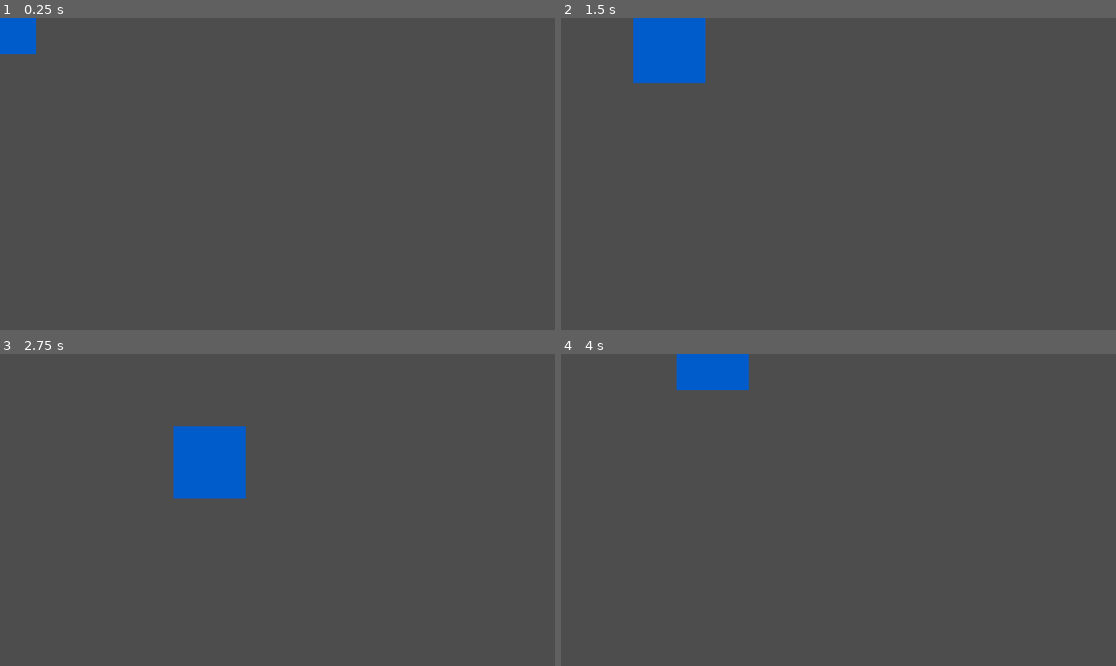
Above: before the commit, frames 1-4 (two rows, left to right).
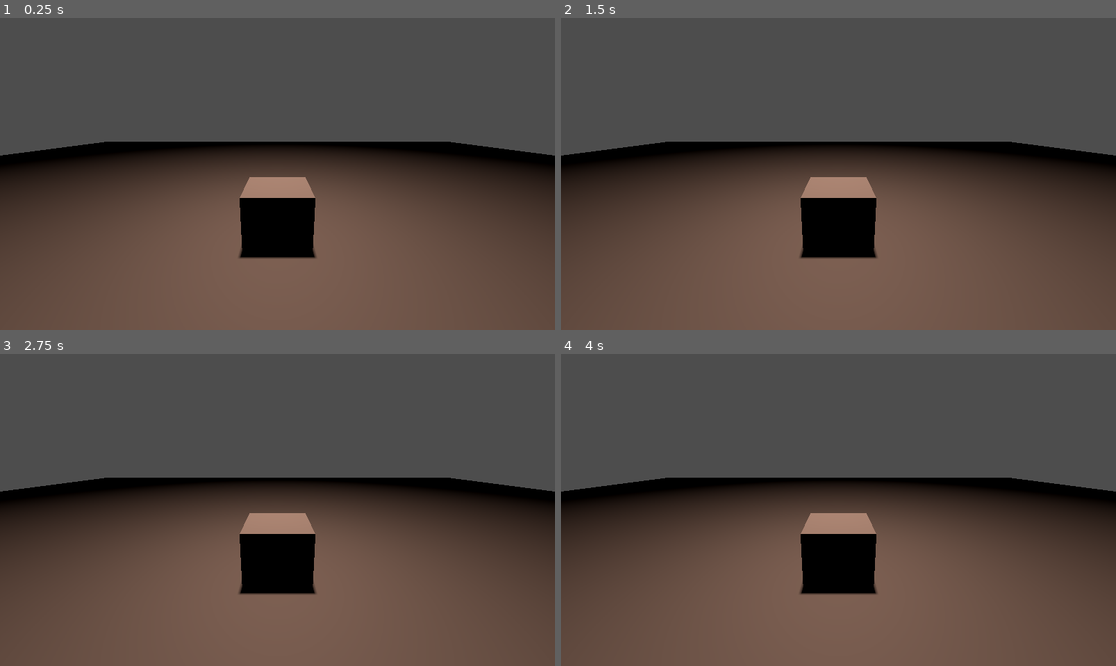
Above: after the commit, the same moments.

Repository: malceore/ClownCarGame
Game: Godot game, scene res://scenes/world.tscn
Same seed, same stepped clock (60 frames per second), same inputs: the game is played once before the commit and once after it. Before the commit the project starts from res://scenes/over_world.tscn.
Inputs:
- Up to frame 1 (0.25 s): no input
- Up to frame 2 (1.5 s): tap Enter at 0.5 s; hold Right (ui_right) 0.53-1.28 s; hold Down (ui_down) from 1.28 s (still down)
- Up to frame 3 (2.75 s): release Down (ui_down) at 2.03 s; hold Right (ui_right) from 2.03 s (still down)
- Up to frame 4 (4 s): release Right (ui_right) at 2.78 s; hold Up (ui_up) 2.78-3.53 s; hold Left (ui_left) from 3.53 s (still down)

The runs differ from the first frame. In frame 1, 46% of the frame differs, in the area x 0-100%, y 0-100%; in frame 2, 48%; in frame 3, 47%; in frame 4, 47%.

Commit message:
adding the 3d model driving game.

Diff:
--- a/project.godot
+++ b/project.godot
@@ -11,6 +11,29 @@
 [application]
 
 config/name="clown-game-ludum-date-54"
-run/main_scene="res://scenes/over_world.tscn"
+run/main_scene="res://scenes/world.tscn"
 config/features=PackedStringArray("4.1", "Forward Plus")
 config/icon="res://icon.svg"
+
+[input]
+
+accelerate={
+"deadzone": 0.5,
+"events": [Object(InputEventKey,"resource_local_to_scene":false,"resource_name":"","device":-1,"window_id":0,"alt_pressed":false,"shift_pressed":false,"ctrl_pressed":false,"meta_pressed":false,"pressed":false,"keycode":0,"physical_keycode":87,"key_label":0,"unicode":119,"echo":false,"script":null)
+]
+}
+reverse={
+"deadzone": 0.5,
+"events": [Object(InputEventKey,"resource_local_to_scene":false,"resource_name":"","device":-1,"window_id":0,"alt_pressed":false,"shift_pressed":false,"ctrl_pressed":false,"meta_pressed":false,"pressed":false,"keycode":0,"physical_keycode":83,"key_label":0,"unicode":115,"echo":false,"script":null)
+]
+}
+turn_left={
+"deadzone": 0.5,
+"events": [Object(InputEventKey,"resource_local_to_scene":false,"resource_name":"","device":-1,"window_id":0,"alt_pressed":false,"shift_pressed":false,"ctrl_pressed":false,"meta_pressed":false,"pressed":false,"keycode":0,"physical_keycode":65,"key_label":0,"unicode":97,"echo":false,"script":null)
+]
+}
+turn_right={
+"deadzone": 0.5,
+"events": [Object(InputEventKey,"resource_local_to_scene":false,"resource_name":"","device":-1,"window_id":0,"alt_pressed":false,"shift_pressed":false,"ctrl_pressed":false,"meta_pressed":false,"pressed":false,"keycode":0,"physical_keycode":68,"key_label":0,"unicode":100,"echo":false,"script":null)
+]
+}
--- a/scenes/car.tscn
+++ b/scenes/car.tscn
@@ -1,17 +1,25 @@
-[gd_scene load_steps=4 format=3 uid="uid://dwq660u34qwho"]
+[gd_scene load_steps=4 format=3 uid="uid://dyfrjvxj54dp0"]
 
 [ext_resource type="Script" path="res://scripts/car.gd" id="1_7j6ie"]
-[ext_resource type="Texture2D" uid="uid://c8w36v3ld2b1x" path="res://graphics/car.png" id="1_7o7st"]
+[ext_resource type="ArrayMesh" uid="uid://byssuhedsdsmb" path="res://models/untitled.obj" id="2_eybpu"]
 
-[sub_resource type="RectangleShape2D" id="RectangleShape2D_cth8p"]
-size = Vector2(145, 141)
+[sub_resource type="SphereShape3D" id="SphereShape3D_7uq41"]
+radius = 1.59526
 
-[node name="Car" type="CharacterBody2D"]
+[node name="Car" type="Node3D"]
 script = ExtResource("1_7j6ie")
 
-[node name="Sprite2D" type="Sprite2D" parent="."]
-texture = ExtResource("1_7o7st")
+[node name="Mesh" type="MeshInstance3D" parent="."]
+mesh = ExtResource("2_eybpu")
 
-[node name="CollisionShape2D" type="CollisionShape2D" parent="."]
-position = Vector2(-0.5, -1.5)
-shape = SubResource("RectangleShape2D_cth8p")
+[node name="RayCast3D" type="RayCast3D" parent="Mesh"]
+
+[node name="Camera3D" type="Camera3D" parent="Mesh"]
+transform = Transform3D(1, 0, 0, 0, 0.965926, 0.258819, 0, -0.258819, 0.965926, 0, 3, 6)
+
+[node name="RigidBody3D" type="RigidBody3D" parent="."]
+gravity_scale = 10.0
+angular_damp = 5.0
+
+[node name="CollisionShape3D" type="CollisionShape3D" parent="RigidBody3D"]
+shape = SubResource("SphereShape3D_7uq41")
--- a/scenes/over_world.tscn
+++ /dev/null
@@ -1,7 +0,0 @@
-[gd_scene load_steps=2 format=3 uid="uid://cxeku1b55tf25"]
-
-[ext_resource type="PackedScene" uid="uid://dwq660u34qwho" path="res://scenes/car.tscn" id="1_b0s1g"]
-
-[node name="World" type="Node2D"]
-
-[node name="Car" parent="." instance=ExtResource("1_b0s1g")]
--- /dev/null
+++ b/scenes/world.tscn
@@ -0,0 +1,32 @@
+[gd_scene load_steps=4 format=3 uid="uid://bc8d5dw48xue4"]
+
+[ext_resource type="PackedScene" uid="uid://dyfrjvxj54dp0" path="res://scenes/car.tscn" id="1_ai7gx"]
+
+[sub_resource type="BoxMesh" id="BoxMesh_7f043"]
+size = Vector3(60, 5, 60)
+
+[sub_resource type="BoxShape3D" id="BoxShape3D_d2wer"]
+size = Vector3(60, 5, 60)
+
+[node name="World" type="Node3D"]
+
+[node name="Car" parent="." instance=ExtResource("1_ai7gx")]
+transform = Transform3D(1, 0, 0, 0, 1, 0, 0, 0, 1, 0, 1.63056, 0)
+
+[node name="Sun" type="OmniLight3D" parent="."]
+transform = Transform3D(1, 0, 0, 0, 1, 0, 0, 0, 1, 0, 7.66458, 0)
+light_color = Color(0.976471, 0.760784, 0.658824, 1)
+light_energy = 5.454
+light_indirect_energy = 1.095
+shadow_enabled = true
+omni_range = 29.5159
+
+[node name="Ground" type="StaticBody3D" parent="."]
+transform = Transform3D(1, 0, 0, 0, 1, 0, 0, 0, 1, 0, -2.38339, 0)
+
+[node name="MeshInstance3D" type="MeshInstance3D" parent="Ground"]
+transform = Transform3D(1, 0, 0, 0, 1, 0, 0, 0, 1, 0, -0.180882, 0)
+mesh = SubResource("BoxMesh_7f043")
+
+[node name="CollisionShape3D" type="CollisionShape3D" parent="Ground"]
+shape = SubResource("BoxShape3D_d2wer")
--- a/scripts/car.gd
+++ b/scripts/car.gd
@@ -1,25 +1,43 @@
-extends CharacterBody2D
+extends Node3D
 
+@onready var ball = $RigidBody3D
+@onready var car_mesh = $Mesh
+@onready var ground_ray = $Mesh/RayCast3D
 
-const SPEED = 300.0
-const JUMP_VELOCITY = -400.0
+@export var turn_speed = 2
+@export var acceleration = 50
 
-# Get the gravity from the project settings to be synced with RigidBody nodes.
-var gravity = ProjectSettings.get_setting("physics/2d/default_gravity")
+var sphere_offset = Vector3(0, -1.0, 0)
+var steering = 21.0
+var turn_stop_limit = 0.75
+var speed_input = 0
+var rotate_input = 0
 
+func _ready():
+	ground_ray.add_exception(ball)
 
-func _physics_process(delta):
+func _physics_process(_delta):
+	# Keep the car mesh aligned with the sphere
+	car_mesh.transform.origin = ball.transform.origin + sphere_offset
+	# Accelerate based on car's forward direction
+	ball.apply_central_force(-car_mesh.global_transform.basis.z * speed_input)
 
-	var direction = Input.get_axis("ui_left", "ui_right")
-	if direction:
-		velocity.x = direction * SPEED
-	else:
-		velocity.x = move_toward(velocity.x, 0, SPEED)
-
-	direction = Input.get_axis("ui_up", "ui_down")
-	if direction:
-		velocity.y = direction * SPEED
-	else:
-		velocity.y = move_toward(velocity.x, 0, SPEED)
-
-	move_and_slide()
+func _process(delta):
+	# Can't steer/accelerate when in the air
+	if not ground_ray.is_colliding():
+		return
+	# Get accelerate/brake input
+	speed_input = 0
+	speed_input += Input.get_action_strength("accelerate")
+	speed_input -= Input.get_action_strength("reverse")
+	speed_input *= acceleration
+	# Get steering input
+	rotate_input = 0
+	rotate_input += Input.get_action_strength("turn_left")
+	rotate_input -= Input.get_action_strength("turn_right")
+	#rotate_input *= deg_2_rad(steering)
+	# rotate car mesh
+	if ball.linear_velocity.length() > turn_stop_limit:
+		var new_basis = car_mesh.global_transform.basis.rotated(car_mesh.global_transform.basis.y, rotate_input)
+		car_mesh.global_transform.basis = car_mesh.global_transform.basis.slerp(new_basis, turn_speed * delta)
+		car_mesh.global_transform = car_mesh.global_transform.orthonormalized()
Not shown, added: models/untitled.mtl
Not shown, added: models/untitled.obj
Not shown, added: models/untitled.obj.import
Not shown, added: notes.txt
